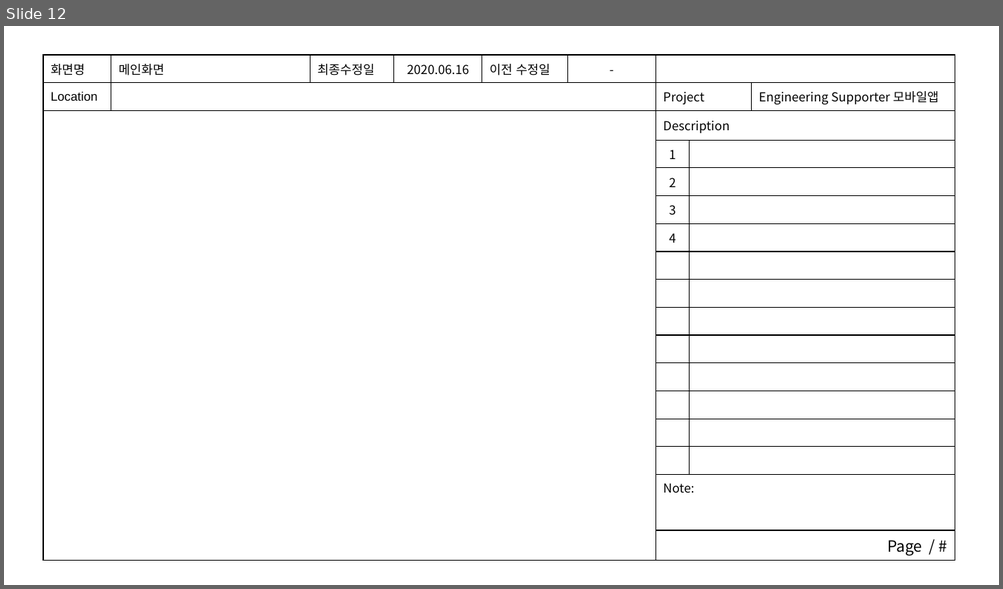
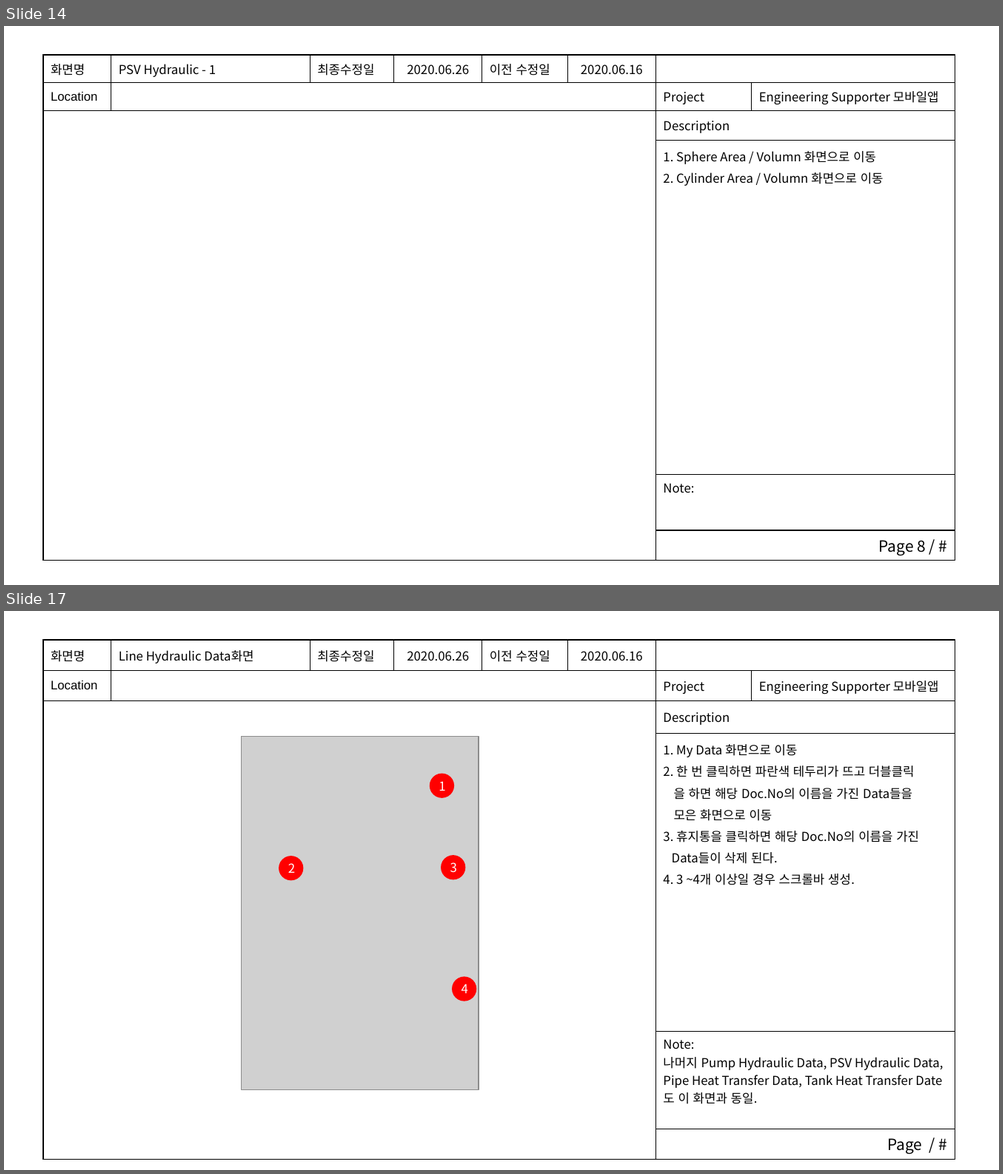
Before and after one commit to woocharle/ict.edu.UI-and-UX, a slide deck: 4.아키텍처설계/스토리보드.pptx. Shown one above the other, each under a label of ours: slide 12 before the commit, slides 14 and 17 after it; the slides between them are not shown. The pictures are 1003x589 and 1003x1174 pixels, drawn with LibreOffice and Linux fonts; fonts in the diff are those of the drawing; grey boxes stand for pictures. Boxes give left, top, right and bottom in pixels: in the first picture for what was removed or moved away, otherwise in the second. Text is boxed around its words. In the diff, an @@ line names an element or a change of style, - is before the commit and + after.

```diff
--- a/4.아키텍처설계/스토리보드.pptx
+++ b/4.아키텍처설계/스토리보드.pptx
@@ slide 17 added at (4, 611, 999, 1170), background #FFFFFF @@
@@ table added at (43, 640, 956, 1157), 6 rows, 8 columns @@
+화면명 | Line Hydraulic Data화면 | 최종수정일 | 2020.06.26 | 이전 수정일 | 2020.06.16 |  | 
+Location |  |  |  |  |  | Project | Engineering Supporter 모바일앱
+ |  |  |  |  |  | Description | 
+ |  |  |  |  |  | 1. My Data 화면으로 이동 / 2. 한 번 클릭하면 파란색 테두리가 뜨고 더블클릭 / 을 하면 해당 Doc.No의 이름을 가진 Data들을 / 모은 화면으로 이동 / 3. 휴지통을 클릭하면 해당 Doc.No의 이름을 가진 / Data들이 삭제 된다. / 4. 3 ~4개 이상일 경우 스크롤바 생성. | 
+ |  |  |  |  |  | Note: / 나머지 Pump Hydraulic Data, PSV Hydraulic Data, / Pipe Heat Transfer Data, Tank Heat Transfer Date / 도 이 화면과 동일. | 
+ |  |  |  |  |  | Page / # | 
@@ picture added at (242, 737, 478, 1091) @@
@@ ellipse added at (430, 774, 454, 798), fill #FF0000 @@
@@ text added at (438, 781, 445, 791), 12 pt, text #FFFFFF @@
+1
@@ ellipse added at (279, 856, 303, 880), fill #FF0000 @@
@@ text added at (288, 863, 295, 873), 12 pt, text #FFFFFF @@
+2
@@ ellipse added at (441, 856, 465, 880), fill #FF0000 @@
@@ text added at (450, 863, 457, 873), 12 pt, text #FFFFFF @@
+3
@@ ellipse added at (452, 977, 476, 1001), fill #FF0000 @@
@@ text added at (461, 984, 468, 994), 12 pt, text #FFFFFF @@
+4
@@ what was slide 12 is now slide 14 @@
@@ slide 14 changed as well @@
@@ table at (43, 55, 956, 559) @@
-화면명 | 메인화면 | 최종수정일 | 2020.06.16 | 이전 수정일 | - |  |  | 
-Location |  |  |  |  |  | Project |  | Engineering Supporter 모바일앱
- |  |  |  |  |  | Description |  | 
- |  |  |  |  |  | 1 |  | 
- |  |  |  |  |  | 2 |  | 
- |  |  |  |  |  | 3 |  | 
- |  |  |  |  |  | 4 |  | 
- |  |  |  |  |  |  |  | 
- |  |  |  |  |  |  |  | 
- |  |  |  |  |  |  |  | 
- |  |  |  |  |  |  |  | 
- |  |  |  |  |  |  |  | 
- |  |  |  |  |  |  |  | 
- |  |  |  |  |  |  |  | 
- |  |  |  |  |  |  |  | 
- |  |  |  |  |  | Note: |  | 
- |  |  |  |  |  | Page / # |  | 
+화면명 | PSV Hydraulic - 1 | 최종수정일 | 2020.06.26 | 이전 수정일 | 2020.06.16 |  | 
+Location |  |  |  |  |  | Project | Engineering Supporter 모바일앱
+ |  |  |  |  |  | Description | 
+ |  |  |  |  |  | 1. Sphere Area / Volumn 화면으로 이동 / 2. Cylinder Area / Volumn 화면으로 이동 | 
+ |  |  |  |  |  | Note: | 
+ |  |  |  |  |  | Page 8 / # | 
```
Also in this commit, not shown: 12 other slides changed, 3 other slides added, 21 other files.
